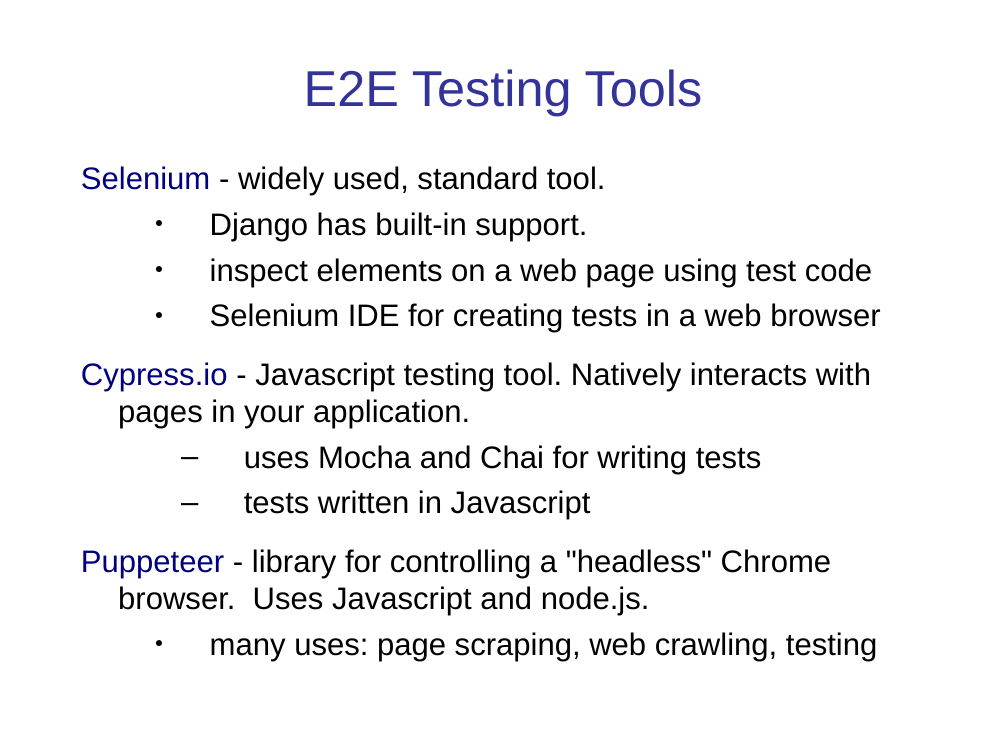
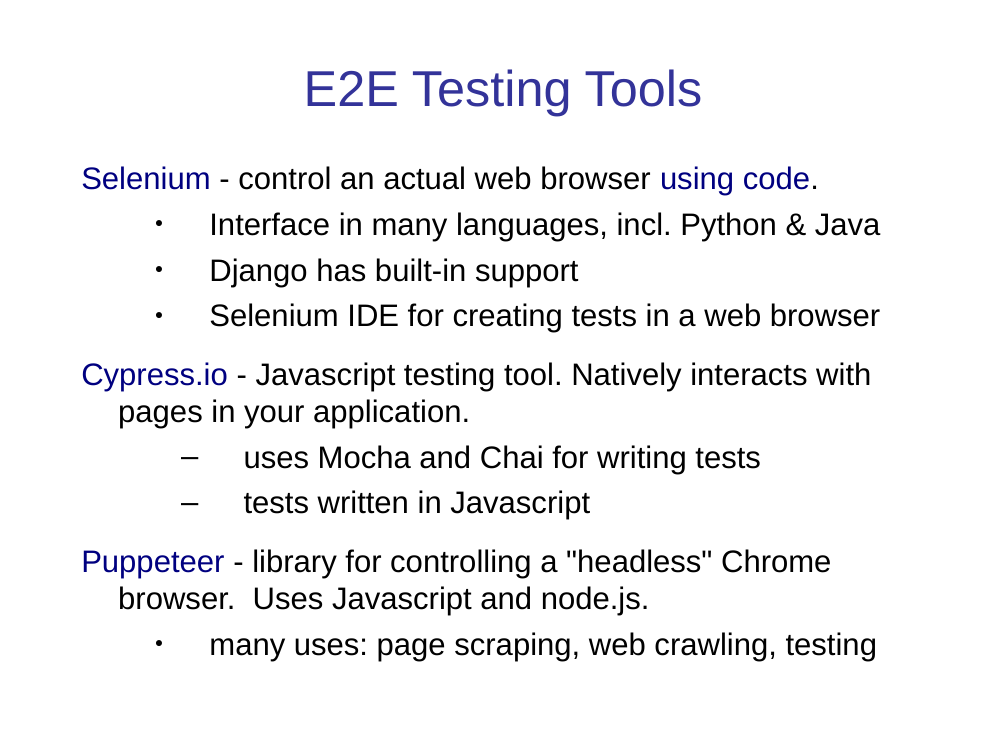
Before and after one commit to cpske/ISP, a slide deck: slide 12 of testing/WebTesting.ppt. Drawn at 1008x756 pixels with LibreOffice and Linux fonts; fonts in the diff are those of the drawing. Boxes give left, top, right and bottom in pixels: in the first picture for what was removed or moved away, otherwise in the second. Text is boxed around its words. In the diff, an @@ line names an element or a change of style, - is before the commit and + after.

Commit message:
Add E2E testing

```diff
--- a/testing/WebTesting.ppt
+++ b/testing/WebTesting.ppt
@@ text at [81, 166, 881, 287]: text changed @@
-Selenium - widely used, standard tool.
-  ● Django has built-in support.
-  ● inspect elements on a web page using test code
+Selenium - control an actual web browser using code.
+  ● Interface in many languages, incl. Python & Java
+  ● Django has built-in support
@@ text at [209, 303, 880, 661]: indent changed @@
```
Also in this commit, not shown: 6 other slides changed, 9 slides added, 2 slides removed, 2 other files.
